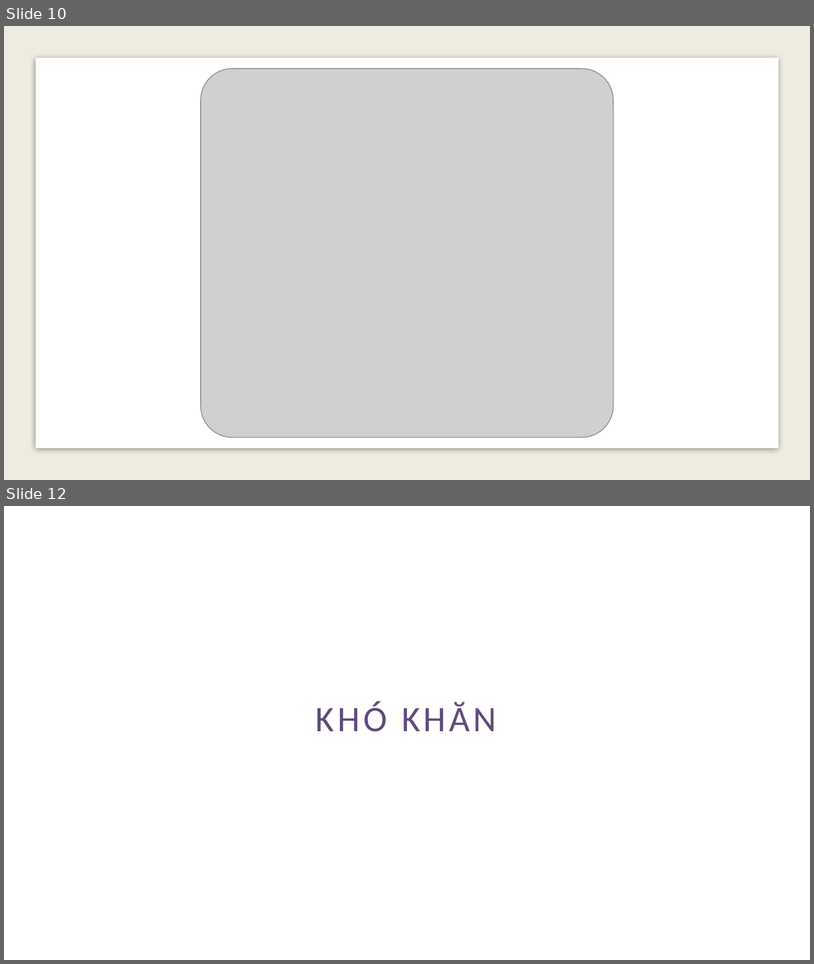
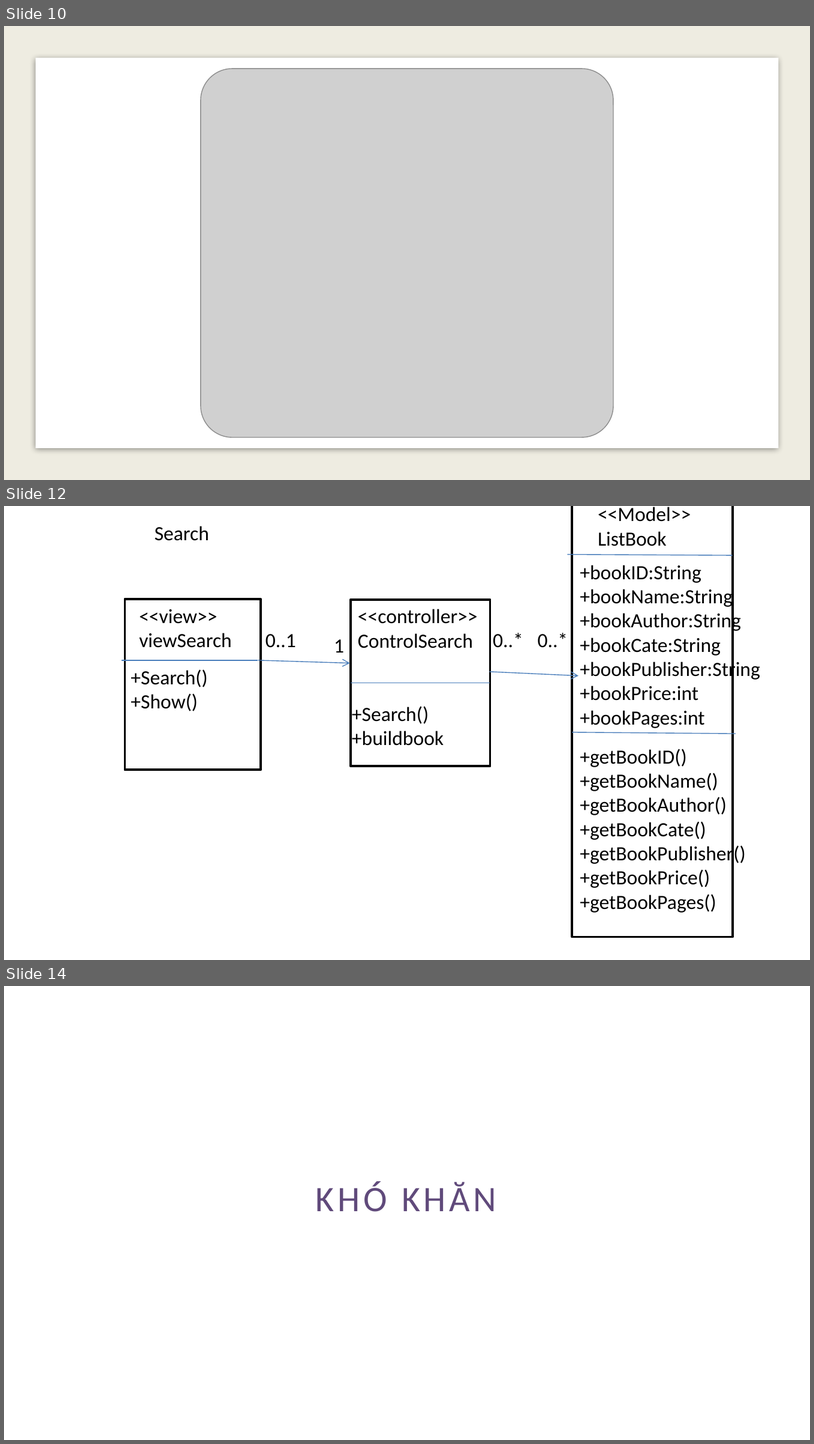
Before and after one commit to loilunhp007/qltvJava, a slide deck: TEST1.pptx. Shown one above the other, each under a label of ours: slides 10 and 12 before the commit, slides 10, 12 and 14 after it; the slides between them are not shown. The pictures are 814x964 and 814x1444 pixels, drawn with LibreOffice and Linux fonts; fonts in the diff are those of the drawing; grey boxes stand for pictures. Boxes give left, top, right and bottom in pixels: in the first picture for what was removed or moved away, otherwise in the second. Text is boxed around its words. In the diff, an @@ line names an element or a change of style, - is before the commit and + after.

```diff
--- a/TEST1.pptx
+++ b/TEST1.pptx
@@ slide 12 added at [4, 506, 810, 960], background #FFFFFF @@
@@ rectangle added at [573, 506, 733, 937], fill #FFFFFF, outline #000000 2 pt @@
@@ text added at [598, 507, 691, 546], 18 pt, text #000000 @@
+<<Model>>
+ListBook
@@ text added at [155, 526, 209, 541], 18 pt, text #000000 @@
+Search
@@ line added from (567, 555) to (733, 555), #4B7EBC 0.75 pt @@
@@ text added at [580, 565, 761, 728], 18 pt, text #000000 @@
++bookID:String
++bookName:String
++bookAuthor:String
++bookCate:String
++bookPublisher:String
++bookPrice:int
++bookPages:int
@@ rectangle added at [125, 599, 261, 769], fill #FFFFFF, outline #000000 2 pt @@
@@ text added at [139, 609, 232, 648], 18 pt, text #000000 @@
+<<view>>
+viewSearch
@@ rectangle added at [351, 600, 490, 766], fill #FFFFFF, outline #000000 2 pt @@
@@ text added at [358, 609, 478, 648], 18 pt, text #000000 @@
+<<controller>>
+ControlSearch
@@ text added at [266, 634, 296, 648], 18 pt, text #000000 @@
+0..1
@@ text added at [334, 639, 344, 652], 18 pt, text #000000 @@
+1
@@ text added at [493, 633, 524, 648], 18 pt, text #000000 @@
+0..*
@@ text added at [538, 633, 569, 648], 18 pt, text #000000 @@
+0..*
@@ line added from (122, 660) to (258, 660), #4B7EBC 0.75 pt @@
@@ arrow added from (259, 660) to (350, 663), #4B7EBC 0.75 pt @@
@@ text added at [131, 669, 207, 711], 18 pt, text #000000 @@
++Search()
++Show()
@@ line added from (351, 682) to (490, 682), #4B7EBC 0.75 pt @@
@@ arrow added from (489, 672) to (579, 675), #4B7EBC 0.75 pt @@
@@ text added at [352, 706, 444, 745], 18 pt, text #000000 @@
++Search()
++buildbook
@@ line added from (573, 732) to (736, 733), #4B7EBC 0.75 pt @@
@@ text added at [580, 748, 746, 912], 18 pt, text #000000 @@
++getBookID()
++getBookName()
++getBookAuthor()
++getBookCate()
++getBookPublisher()
++getBookPrice()
++getBookPages()
@@ what was slide 12 is now slide 14 @@
```
Also in this commit, not shown: 1 slide changed, 1 other slide added, 29 other files.
